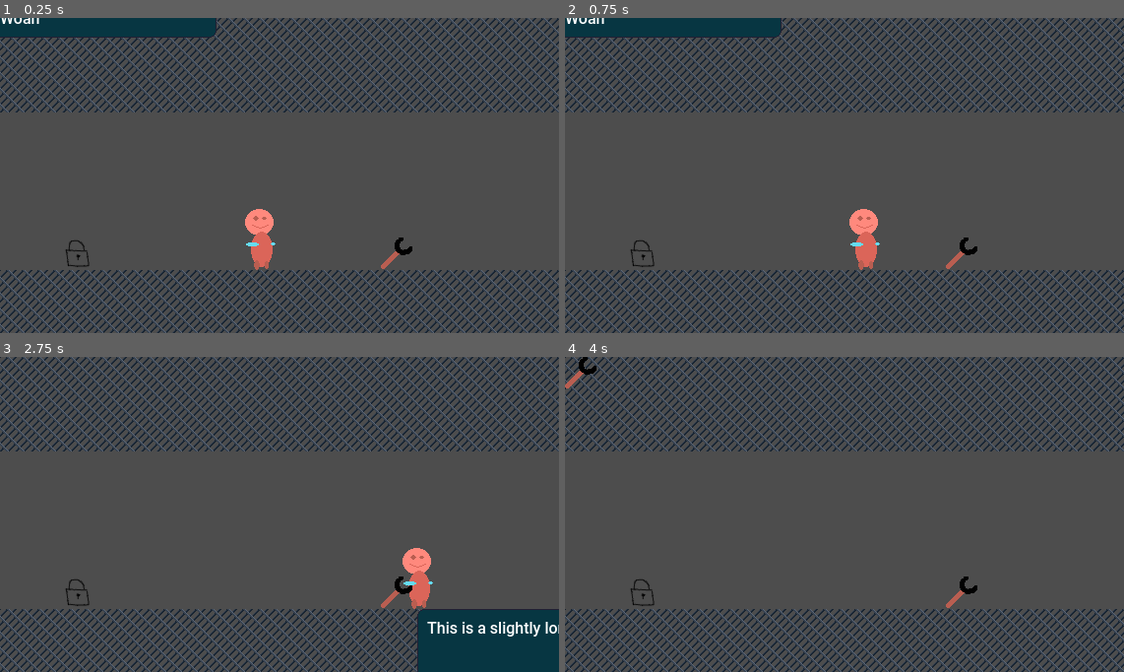
Above: before the commit, frames 1-4 (two rows, left to right).
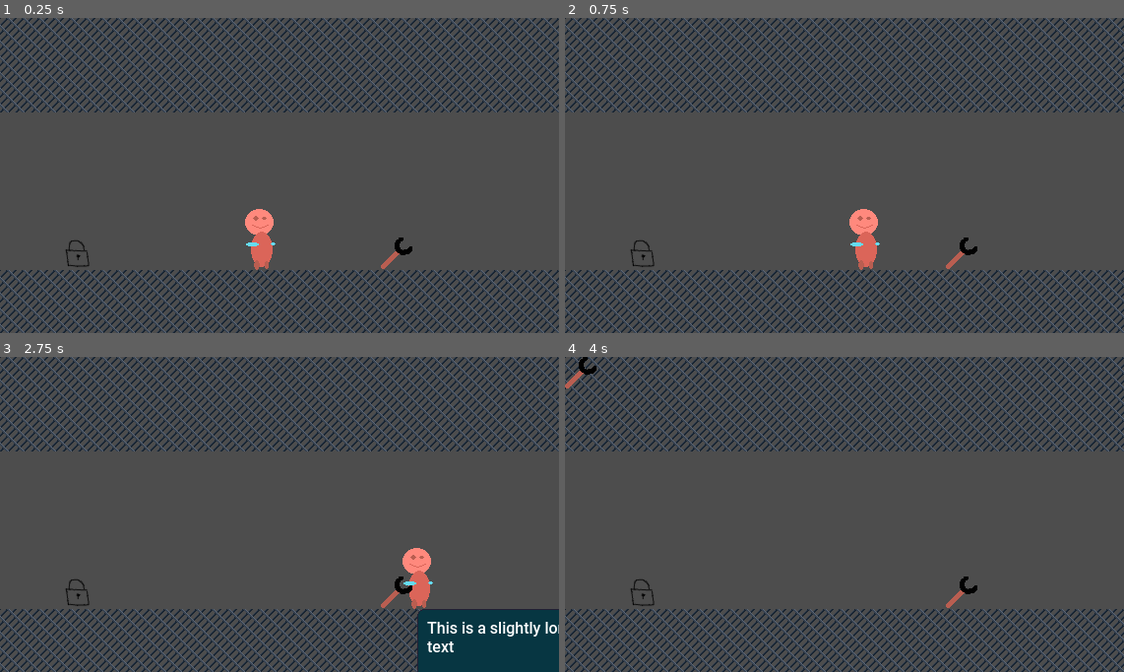
Above: after the commit, the same moments.

Repository: panorb/ludum-dare-58
Game: Godot game, scene res://game/game.tscn
The game is run twice, just before and just after one commit, with the same random seed, the same clock (stepped at 60 frames per second) and the same inputs.
Inputs:
- Up to frame 1 (0.25 s): no input
- Up to frame 2 (0.75 s): tap Enter at 0.5 s; hold Right (move_right) from 0.53 s (still down); tap W (interact) at 0.6 s
- Up to frame 3 (2.75 s): tap Space (jump) at 0.77, 1.52 s; tap W (interact) at 1.35, 2.1 s; release Right (move_right) at 2.03 s; hold Left (move_left) from 2.03 s (still down)
- Up to frame 4 (4 s): release Left (move_left) at 2.78 s; hold Right (move_right) from 2.78 s (still down); tap W (interact) at 2.85, 3.6 s; tap Space (jump) at 3.02, 3.77 s

The runs differ from the first frame. In frame 1, 1.9% of the frame differs, in the area x 0-39%, y 0-7%; in frame 2, 1.9%; in frame 3, 0.1%; in frame 4, nothing differs.

Commit message:
Speech bubble minimum size finally works

Diff:
--- a/godot/cutscene/dialog.gd
+++ b/godot/cutscene/dialog.gd
@@ -1,7 +1,10 @@
 class_name Dialog
 extends Control
 
+@export var speech_bubble_scene : PackedScene = preload("res://cutscene/speech_bubble.tscn")
 var current_speaker_node : Node2D
+
+var current_speech_bubble_node : SpeechBubble
 
 func display_bubble(text: String, speaker: String):
 	# TODO: Handle speaker
@@ -9,13 +12,20 @@
 	assert(len(speaker_candidates) == 1)
 	current_speaker_node = speaker_candidates[0]
 
-	$SpeechBubble.visible = true
-	$SpeechBubble.text = text
-	force_update_transform()
+	var old_speech_bubble_node = current_speech_bubble_node
+	current_speech_bubble_node = speech_bubble_scene.instantiate()
+	add_child(current_speech_bubble_node)
+	current_speech_bubble_node.text = text
+
+	if old_speech_bubble_node:
+		old_speech_bubble_node.queue_free()
+
 
 func hide_bubble():
-	$SpeechBubble.visible = false
+	current_speech_bubble_node.queue_free()
+	current_speech_bubble_node = null
+	# $SpeechBubble.visible = false
 
 func _process(delta: float) -> void:
-	if current_speaker_node:
-		$SpeechBubble.position = current_speaker_node.global_position
+	if current_speaker_node and current_speech_bubble_node:
+		current_speech_bubble_node.position = current_speaker_node.global_position
--- a/godot/cutscene/dialog.tscn
+++ b/godot/cutscene/dialog.tscn
@@ -1,22 +1,11 @@
-[gd_scene load_steps=4 format=3 uid="uid://bx3ce4kmcia3k"]
+[gd_scene load_steps=3 format=3 uid="uid://bx3ce4kmcia3k"]
 
-[ext_resource type="PackedScene" uid="uid://07cnxpbwlf1g" path="res://cutscene/speech_bubble.tscn" id="1_ss5st"]
 [ext_resource type="Theme" uid="uid://bka84wch1et7p" path="res://ui/ui_theme.tres" id="1_wddsb"]
 [ext_resource type="Script" uid="uid://drndg7bsi8ahf" path="res://cutscene/dialog.gd" id="2_v0ldd"]
 
 [node name="Dialog" type="Control"]
 layout_mode = 3
-anchors_preset = 0
+grow_horizontal = 0
+grow_vertical = 0
 theme = ExtResource("1_wddsb")
 script = ExtResource("2_v0ldd")
-
-[node name="SpeechBubble" parent="." instance=ExtResource("1_ss5st")]
-layout_mode = 1
-anchors_preset = 8
-anchor_left = 0.5
-anchor_top = 0.5
-anchor_right = 0.5
-anchor_bottom = 0.5
-offset_right = 220.0
-grow_horizontal = 2
-grow_vertical = 2
--- a/godot/cutscene/speech_bubble.gd
+++ b/godot/cutscene/speech_bubble.gd
@@ -3,14 +3,27 @@
 
 var tween : Tween
 
-var text : String = "" :
-	set(value):
-		if tween:
-			tween.kill()
+var text : String = "" : get = _get_text, set = _set_text
 
-		tween = create_tween()
-		tween.tween_property(%RichTextLabel, "visible_ratio", 1.0, len(value) * 0.02).from(0.0)
-		tween.play()
-		%RichTextLabel.text = value
-	get:
-		return %RichTextLabel.text
+func _get_text():
+	return %RichTextLabel.text
+
+func _set_text(value: String):
+	if tween:
+		tween.kill()
+
+	if len(value) > 25:
+		custom_minimum_size.x = 200.0
+	elif len(value) > 20:
+		custom_minimum_size.x = 170.0
+	elif len(value) > 15:
+		custom_minimum_size.x = 140.0
+
+	await get_tree().process_frame
+
+	tween = create_tween()
+	tween.tween_property(%RichTextLabel, "visible_ratio", 1.0, len(value) * 0.02).from(0.0)
+	tween.play()
+
+	%RichTextLabel.text = value
+	visible = true
--- a/godot/cutscene/speech_bubble.tscn
+++ b/godot/cutscene/speech_bubble.tscn
@@ -5,10 +5,10 @@
 [ext_resource type="Script" uid="uid://c3r7f0jn5ru6m" path="res://cutscene/speech_bubble.gd" id="2_t6kga"]
 
 [node name="SpeechBubble" type="MarginContainer"]
-offset_right = 21.0
-offset_bottom = 39.0
-size_flags_horizontal = 2
-size_flags_vertical = 2
+visible = false
+anchors_preset = -1
+grow_horizontal = 2
+grow_vertical = 2
 theme = ExtResource("1_3p65j")
 theme_override_constants/margin_left = 0
 theme_override_constants/margin_top = 0
@@ -30,8 +30,7 @@
 [node name="RichTextLabel" type="RichTextLabel" parent="TextPadding"]
 unique_name_in_owner = true
 clip_contents = false
-custom_minimum_size = Vector2(120, 0)
+custom_minimum_size = Vector2(100, 0)
 layout_mode = 2
-size_flags_vertical = 0
 text = "Woah"
 fit_content = true
